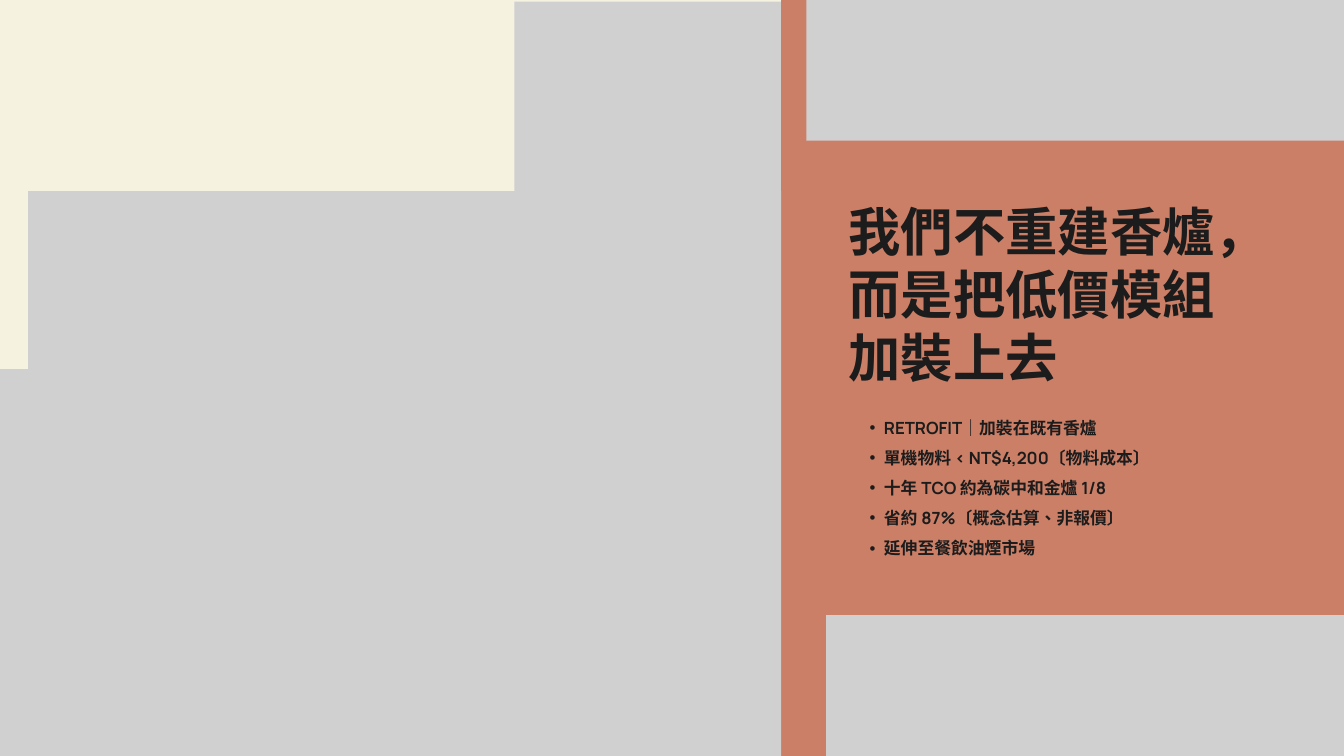
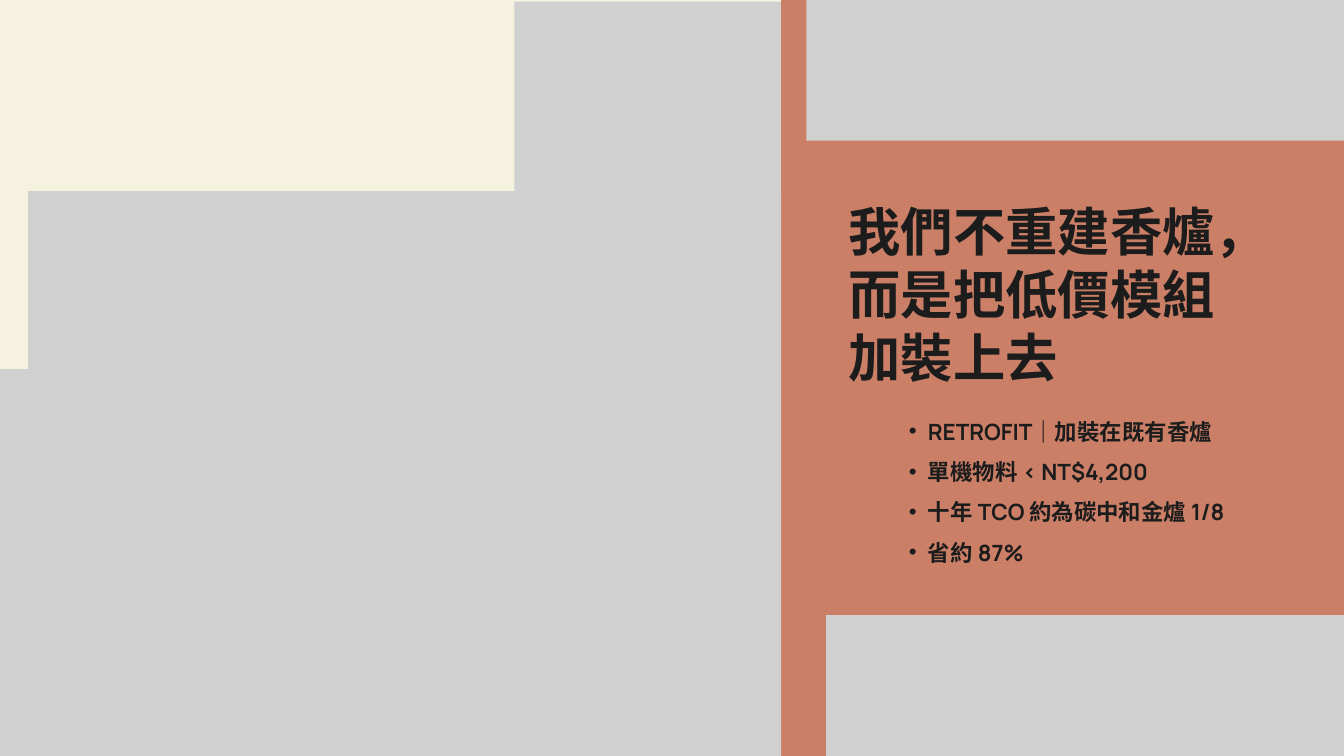
Before and after one commit to feihong9487/WRO2026, a slide deck: slide 5 of 簡報/香爐簡報.pptx. Drawn at 1344x756 pixels with LibreOffice and Linux fonts; fonts in the diff are those of the drawing; grey boxes stand for pictures. Boxes give left, top, right and bottom in pixels: in the first picture for what was removed or moved away, otherwise in the second. Text is boxed around its words. In the diff, an @@ line names an element or a change of style, - is before the commit and + after.

```diff
--- a/簡報/香爐簡報.pptx
+++ b/簡報/香爐簡報.pptx
@@ text "RETROFIT｜加裝在既有香爐": place and size @@
-text "RETROFIT｜加裝在既有香爐" at [884, 419, 1150, 556]
+text "RETROFIT｜加裝在既有香爐" at [928, 420, 1224, 563]
@@ text at [928, 420, 1224, 522]: size 18 to 24 pt in "RETROFIT｜加裝在既有香爐", "十年 TCO 約為碳中和金爐 1/8"; indent changed; line spacing 32.4pt to 43.2pt @@
@@ text at [928, 461, 1148, 483]: text changed; size 18 to 24 pt @@
-  • 單機物料 < NT$4,200〔物料成本〕
+  • 單機物料 < NT$4,200
@@ text at [928, 542, 1024, 563]: text changed; size 18 to 24 pt @@
-  • 省約 87%〔概念估算、非報價〕
-  • 延伸至餐飲油煙市場
+  • 省約 87%
```
Also in this commit, not shown: 5 other slides changed.
